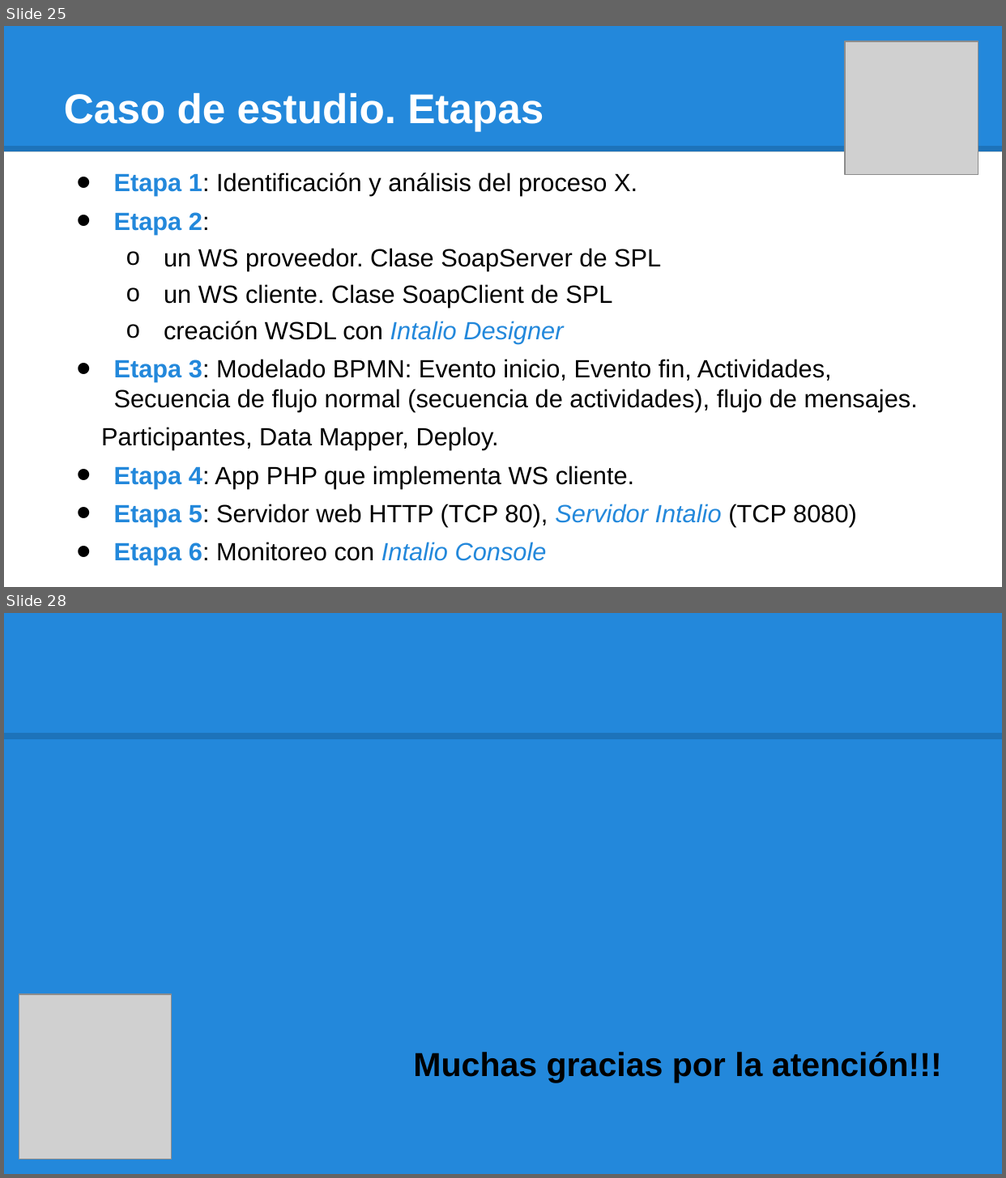
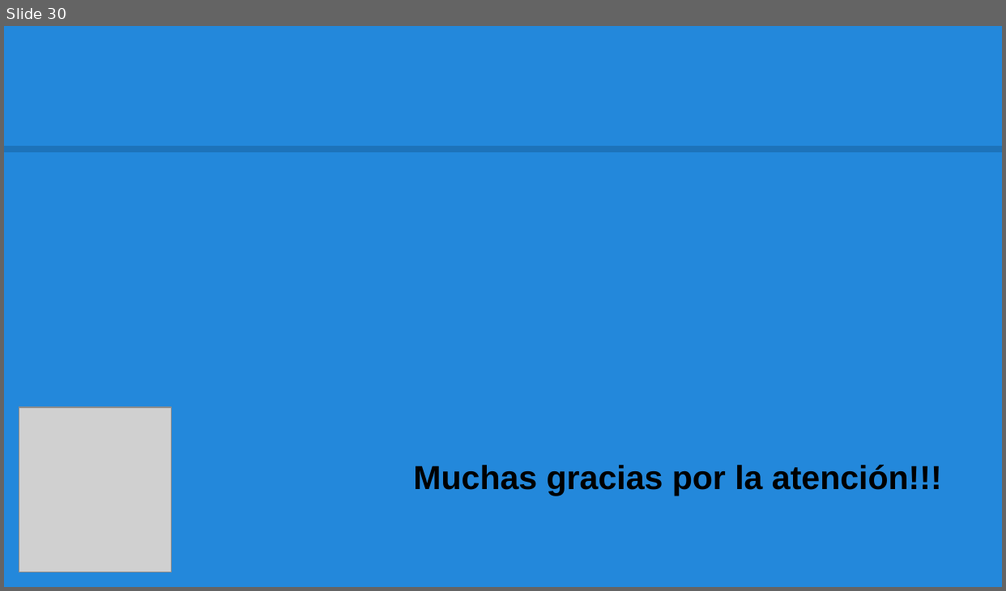
Before and after one commit to jampys/simulacion_informe, a slide deck: TF_SIMULACION_PRESENTACION.pptx. Shown one above the other, each under a label of ours: slides 25 and 28 before the commit, slide 30 after it; the slides between them are not shown. The pictures are 1006x1178 and 1006x591 pixels, drawn with LibreOffice and Linux fonts; fonts in the diff are those of the drawing; grey boxes stand for pictures. Boxes give left, top, right and bottom in pixels: in the first picture for what was removed or moved away, otherwise in the second. Text is boxed around its words. In the diff, an @@ line names an element or a change of style, - is before the commit and + after.

```diff
--- a/TF_SIMULACION_PRESENTACION.pptx
+++ b/TF_SIMULACION_PRESENTACION.pptx
@@ slide 25 removed at [4,26,1002,587], background #FFFFFF; not listed: 1 template element that a slide beside it also shows @@
@@ rectangle removed at [4,26,1002,152] @@
@@ picture removed at [846,41,978,173] @@
@@ title removed at [64,92,543,131] @@
-Caso de estudio. Etapas
@@ text removed at [101,173,918,565] @@
-• Etapa 1: Identificación y análisis del proceso X.
-• Etapa 2:
-  o un WS proveedor. Clase SoapServer de SPL
-  o un WS cliente. Clase SoapClient de SPL
-  o creación WSDL con Intalio Designer
-• Etapa 3: Modelado BPMN: Evento inicio, Evento fin, Actividades, Secuencia de flujo normal (secuencia de actividades), flujo de mensajes.
-Participantes, Data Mapper, Deploy.
-• Etapa 4: App PHP que implementa WS cliente.
-• Etapa 5: Servidor web HTTP (TCP 80), Servidor Intalio (TCP 8080)
-• Etapa 6: Monitoreo con Intalio Console
@@ what was slide 28 is now slide 30 @@
```
Also in this commit, not shown: 4 slides changed, 25 slides added, 22 other slides removed.
